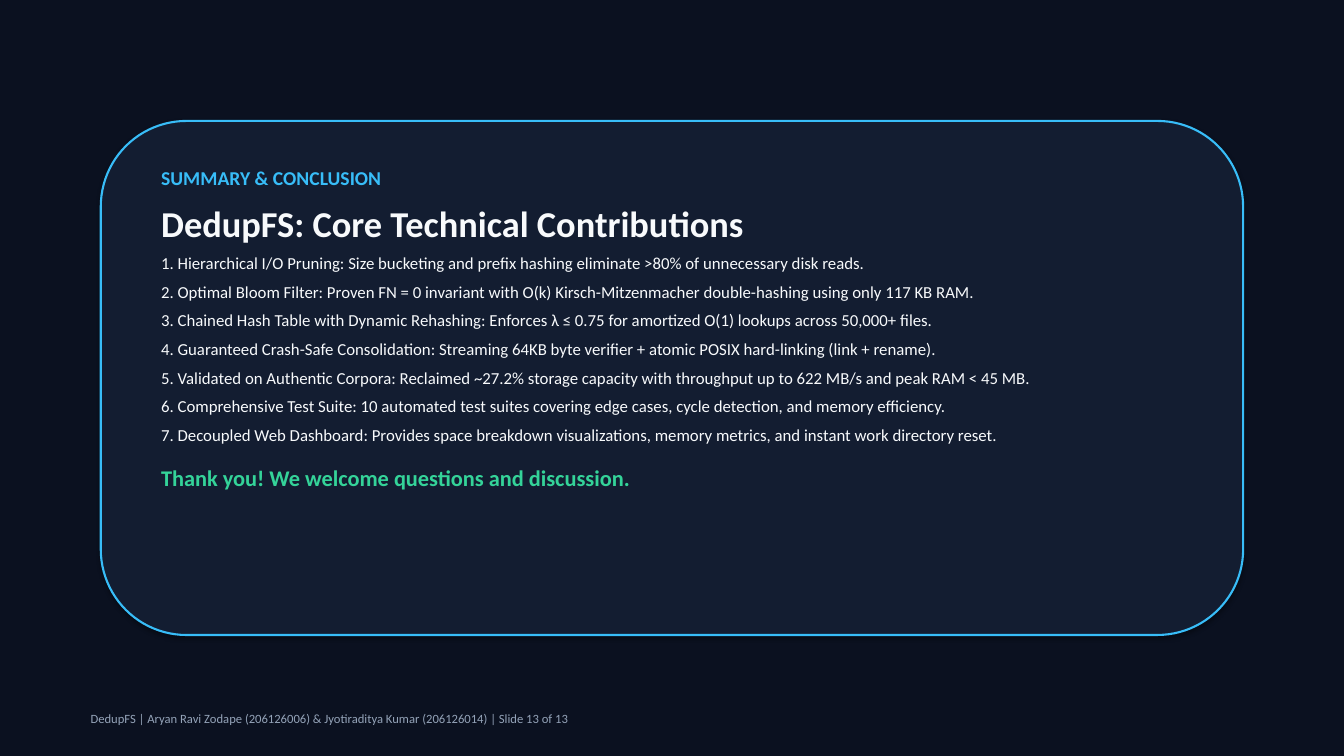
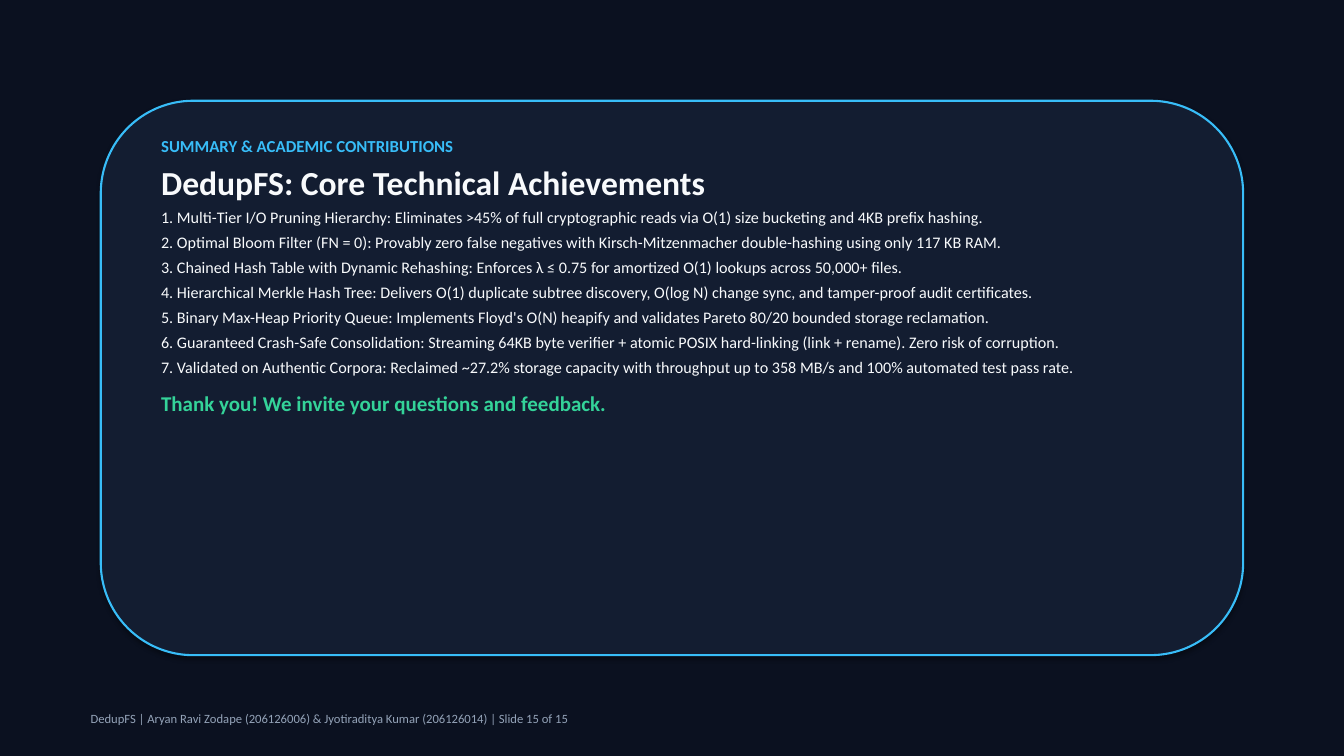
Before and after one commit to Jyotiraditya-kumar/DedupeFS, a slide deck: slide 15 of presentation/DedupFS_MTech_Presentation.pptx (slide 13 before the commit). Drawn at 1344x756 pixels with LibreOffice and Linux fonts; fonts in the diff are those of the drawing. Boxes give left, top, right and bottom in pixels: in the first picture for what was removed or moved away, otherwise in the second. Text is boxed around its words. In the diff, an @@ line names an element or a change of style, - is before the commit and + after.

Commit message:
feat(core,ds,benchmarks,ui,presentation): implement full M.Tech phases with all 4 ADS, benchmarks, and flowchart
- Implemented Hierarchical Merkle Hash Tree (ADS 3) for subtree duplicate detection and O(log N) change sync
- Implemented Binary Max-Heap Priority Queue (ADS 4) with Floyd's O(N) heapify and Pareto storage reclamation
- Added dedicated unit test suites tests/test_priority_queue.cpp and tests/test_merkle_tree.cpp (6 suites, 100% pass rate)
- Created comprehensive benchmarking engine (benchmarks/run_benchmarks.py) comparing Naive O(N^2), Full SHA-256, and DedupFS
- Upgraded standalone presentation (presentation/DedupFS_MTech_Presentation.pptx) and web slides (presentation/index.html) to 15 master slides with architecture flowchart and benchmark comparison
- Enhanced Web Management UI (ui/templates/index.html & ui/app.py) with interactive Pipeline Flowchart, Merkle Tree Explorer, Priority Queue & Pareto analyzer, and Algorithmic Benchmarks tab

```diff
--- a/presentation/DedupFS_MTech_Presentation.pptx
+++ b/presentation/DedupFS_MTech_Presentation.pptx
@@ rounded rectangle: place and size @@
-rounded rectangle at bbox=[101, 121, 1243, 635]
+rounded rectangle at bbox=[101, 101, 1243, 655]
@@ text "SUMMARY & ACADEMIC CONTRIBUTIONS": place and size @@
-text "SUMMARY & ACADEMIC CONTRIBUTIONS" at bbox=[161, 172, 1030, 490]
+text "SUMMARY & ACADEMIC CONTRIBUTIONS" at bbox=[161, 141, 1073, 415]
@@ text at bbox=[161, 141, 1001, 251]: text changed; size 12 to 11.5 pt @@
-SUMMARY & CONCLUSION
-DedupFS: Core Technical Contributions
-1. Hierarchical I/O Pruning: Size bucketing and prefix hashing eliminate >80% of unnecessary disk reads.
-2. Optimal Bloom Filter: Proven FN = 0 invariant with O(k) Kirsch-Mitzenmacher double-hashing using only 117 KB RAM.
+SUMMARY & ACADEMIC CONTRIBUTIONS
+DedupFS: Core Technical Achievements
+1. Multi-Tier I/O Pruning Hierarchy: Eliminates >45% of full cryptographic reads via O(1) size bucketing and 4KB prefix hashing.
+2. Optimal Bloom Filter (FN = 0): Provably zero false negatives with Kirsch-Mitzenmacher double-hashing using only 117 KB RAM.
@@ text at bbox=[161, 261, 902, 276]: size 12 to 11.5 pt in "3. Chained Hash Table with Dynamic Rehashing: ..."; less space between paragraphs @@
@@ text at bbox=[161, 286, 1073, 415]: text changed; size 12 to 11.5 pt @@
-4. Guaranteed Crash-Safe Consolidation: Streaming 64KB byte verifier + atomic POSIX hard-linking (link + rename).
-5. Validated on Authentic Corpora: Reclaimed ~27.2% storage capacity with throughput up to 622 MB/s and peak RAM < 45 MB.
-6. Comprehensive Test Suite: 10 automated test suites covering edge cases, cycle detection, and memory efficiency.
-7. Decoupled Web Dashboard: Provides space breakdown visualizations, memory metrics, and instant work directory reset.
-Thank you! We welcome questions and discussion.
+4. Hierarchical Merkle Hash Tree: Delivers O(1) duplicate subtree discovery, O(log N) change sync, and tamper-proof audit certificates.
+5. Binary Max-Heap Priority Queue: Implements Floyd's O(N) heapify and validates Pareto 80/20 bounded storage reclamation.
+6. Guaranteed Crash-Safe Consolidation: Streaming 64KB byte verifier + atomic POSIX hard-linking (link + rename). Zero risk of corruption.
+7. Validated on Authentic Corpora: Reclaimed ~27.2% storage capacity with throughput up to 358 MB/s and 100% automated test pass rate.
+Thank you! We invite your questions and feedback.
@@ text at bbox=[91, 714, 568, 725]: text changed @@
-DedupFS | Aryan Ravi Zodape (206126006) & Jyotiraditya Kumar (206126014) | Slide 13 of 13
+DedupFS | Aryan Ravi Zodape (206126006) & Jyotiraditya Kumar (206126014) | Slide 15 of 15
```
Also in this commit, not shown: 7 other slides changed, 7 slides added, 5 slides removed, 25 other files.
